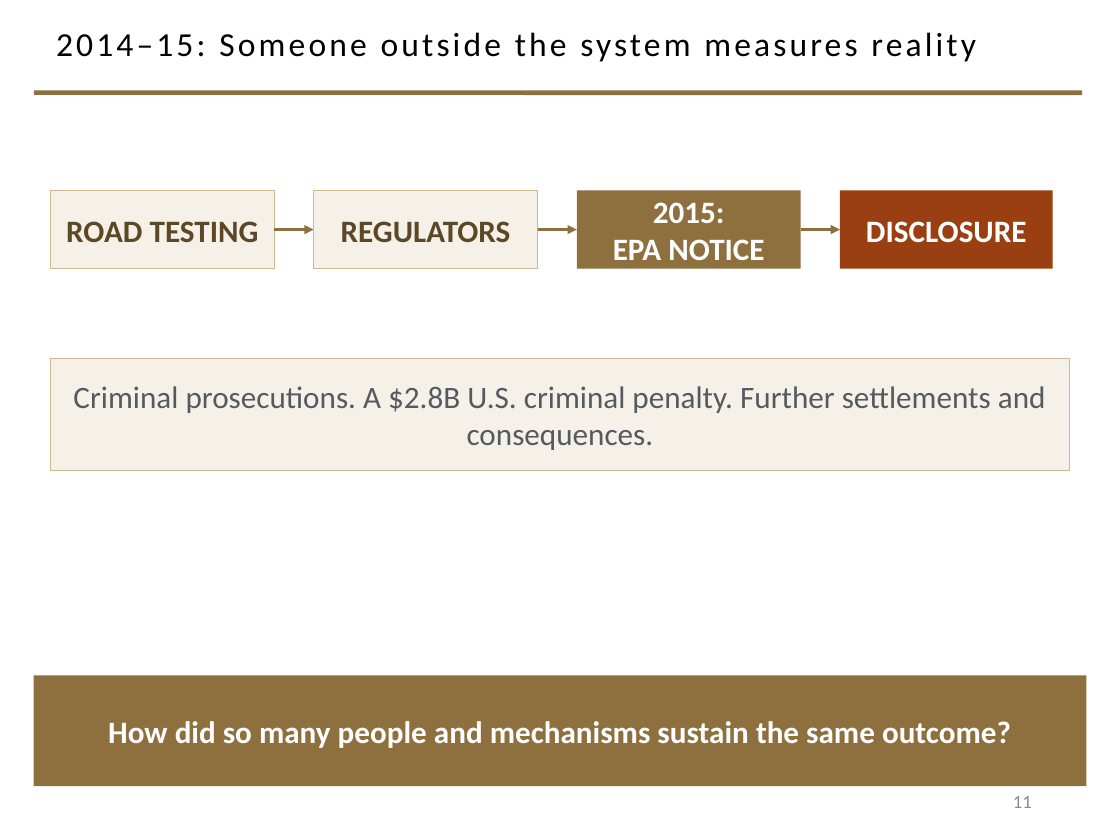
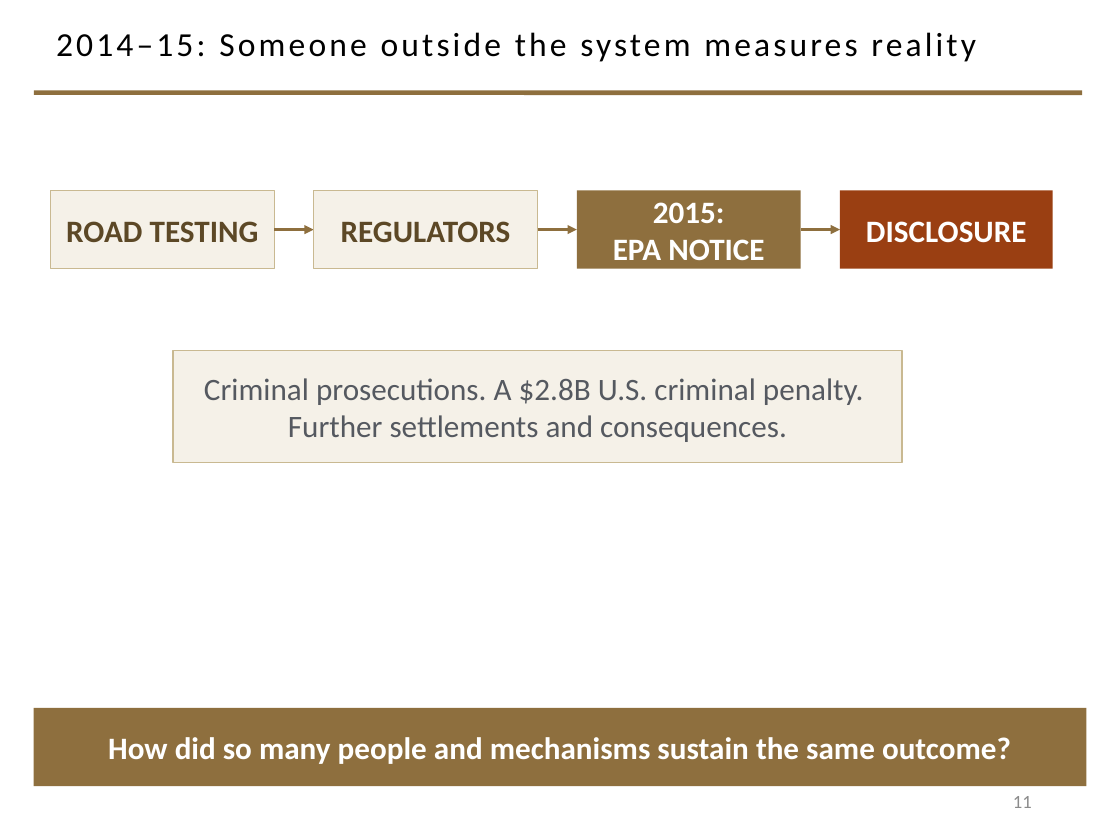
Before and after one commit to davisjam/model-based-agentic-software-engineering, a slide deck: slide 11 of course/lectures/act-2-delegation-and-control/04-failure-aware-engineering/2-4-Failure-Aware-Engineering.pptx. Drawn at 1120x840 pixels with LibreOffice and Linux fonts; fonts in the diff are those of the drawing; background and template pictures are left out. Boxes give left, top, right and bottom in pixels: in the first picture for what was removed or moved away, otherwise in the second. Text is boxed around its words. In the diff, an @@ line names an element or a change of style, - is before the commit and + after.

Commit message:
deck 2-4: fold in the author's editing pass
Author's own edits, made directly in the deck and copied back in. Verified additive, not
a revert: their copy already carried the phase-6 layout fixes (both ColumnHeading pairs
at 14pt, the 28pt closing), so nothing of the prior pass is lost.

Seven slides changed:
- 5  "DOJ: VW engineers concluded …" — names the company
- 8  drops the "Reconsidered, and continued." prefix I had added when folding the old
     2007 slide in, and breaks the sustain-question label across two lines
- 9  DOJ quote split from the lead sentence
- 10 "improve the defeat device !" — the irony gets its punctuation
- 11 the penalty and the settlements become separate lines
- 13 "Useful but narrow." — comma dropped
- 17 breadth axis relabelled: Broader / Less / More / structure, replacing
     BROADER / NARROWER CAUSAL BOUNDARY / more structure represented

Integrity verified before commit: 34 slides, 0 duplicate zip entries, zip CRC clean,
check_pptx_opc PASS, check_pptx_schema PASS. A copy of the incoming file is parked at
/tmp/deck-downloads-backup-261015.0930.pptx.

```diff
--- a/course/lectures/act-2-delegation-and-control/04-failure-aware-engineering/2-4-Failure-Aware-Engineering.pptx
+++ b/course/lectures/act-2-delegation-and-control/04-failure-aware-engineering/2-4-Failure-Aware-Engineering.pptx
@@ rectangle "Criminal prosecutions. A $2.8B U.S. ...": place and size @@
-rectangle "Criminal prosecutions. A $2.8B U.S. ..." at [50,358,1070,470]
+rectangle "Criminal prosecutions. A $2.8B U.S. ..." at [174,351,903,463]
@@ text in rectangle at [204,378,864,442]: text changed @@
-Criminal prosecutions. A $2.8B U.S. criminal penalty. Further settlements and consequences.
+Criminal prosecutions. A $2.8B U.S. criminal penalty.
+Further settlements and consequences.
@@ rectangle "How did so many people ...": place and size @@
-rectangle "How did so many people ..." at [34,675,1086,786]
+rectangle "How did so many people ..." at [34,708,1086,786]
```
Also in this commit, not shown: 8 other slides changed.
